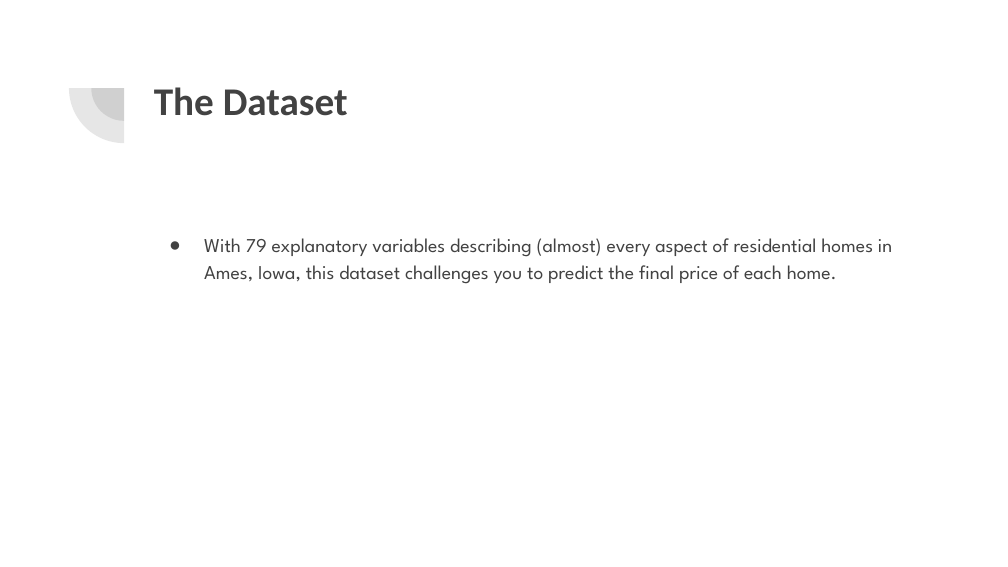
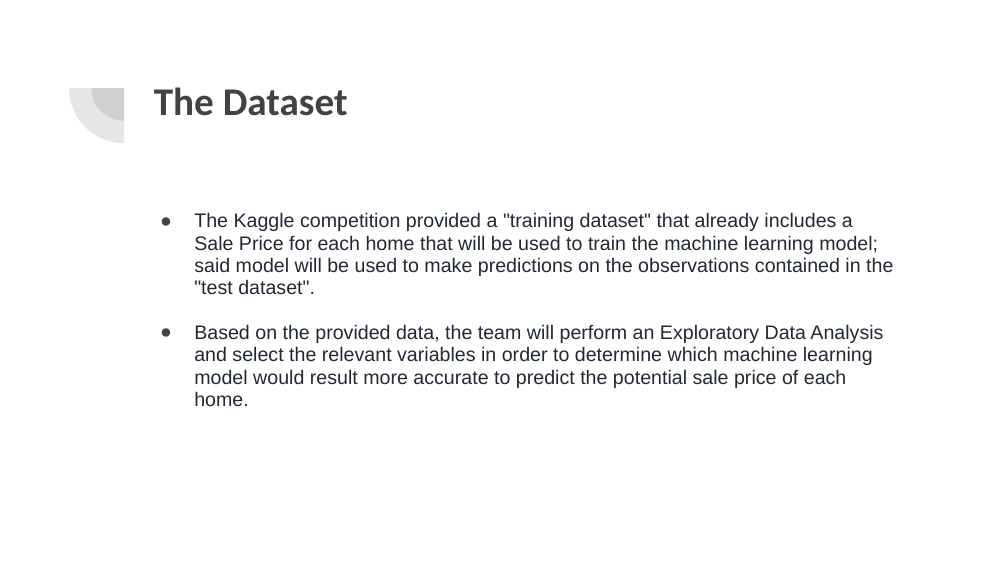
Before and after one commit to DerekHypo/Final_Project, a slide deck: slide 4 of Housing Prices-Final Project.pptx. Drawn at 1008x567 pixels with LibreOffice and Linux fonts; fonts in the diff are those of the drawing. Boxes give left, top, right and bottom in pixels: in the first picture for what was removed or moved away, otherwise in the second. Text is boxed around its words. In the diff, an @@ line names an element or a change of style, - is before the commit and + after.

```diff
--- a/Housing Prices-Final Project.pptx
+++ b/Housing Prices-Final Project.pptx
@@ text at [194,212,893,407]: text changed; font League Spartan to Arial; text colour #424242 to #24292F @@
-● With 79 explanatory variables describing (almost) every aspect of residential homes in Ames, Iowa, this dataset challenges you to predict the final price of each home.
+● The Kaggle competition provided a "training dataset" that already includes a Sale Price for each home that will be used to train the machine learning model; said model will be used to make predictions on the observations contained in the "test dataset".
+● Based on the provided data, the team will perform an Exploratory Data Analysis and select the relevant variables in order to determine which machine learning model would result more accurate to predict the potential sale price of each home.
```
Also in this commit, not shown: 2 other slides changed.
